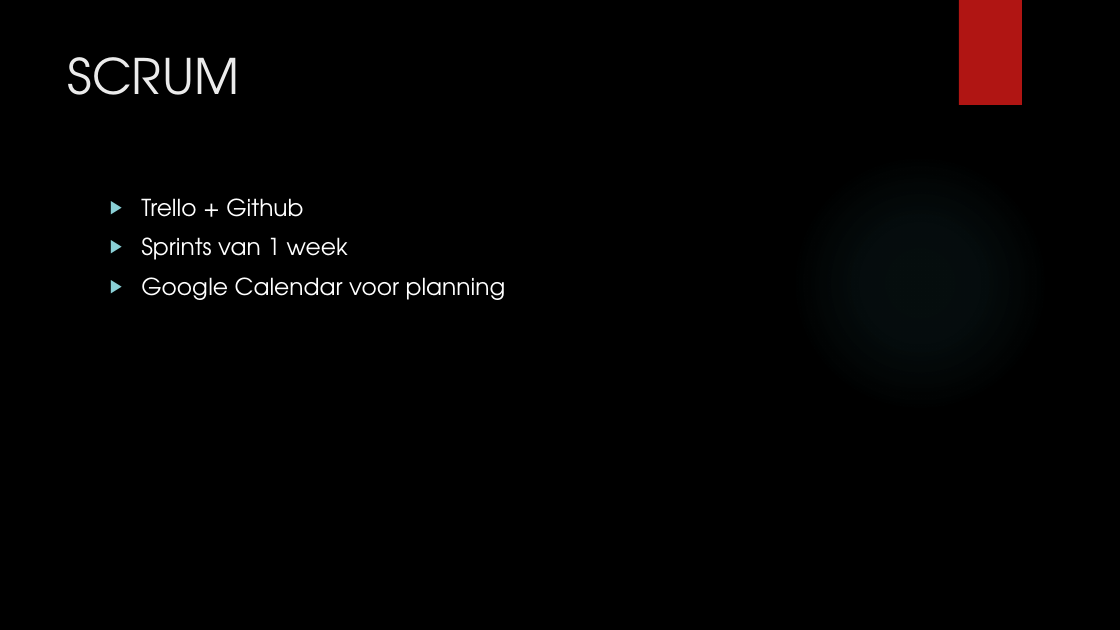
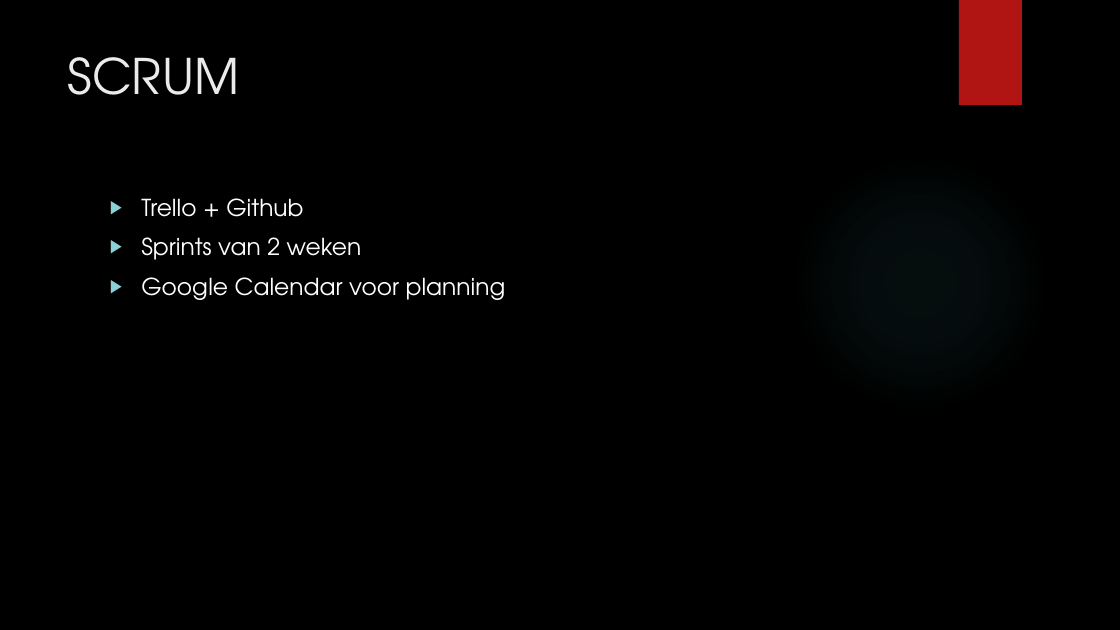
Before and after one commit to waffel183/ProjectGamelab, a slide deck: slide 2 of Portfolio/p01.pptx. Drawn at 1120x630 pixels with LibreOffice and Linux fonts; fonts in the diff are those of the drawing; background and template pictures are left out. Boxes give left, top, right and bottom in pixels: in the first picture for what was removed or moved away, otherwise in the second. Text is boxed around its words. In the diff, an @@ line names an element or a change of style, - is before the commit and + after.

```diff
--- a/Portfolio/p01.pptx
+++ b/Portfolio/p01.pptx
@@ text at bbox=[141, 237, 362, 260]: text changed @@
-▶ Sprints van 1 week
+▶ Sprints van 2 weken
```
Also in this commit, not shown: 1 other slide changed, 1 slide added.
